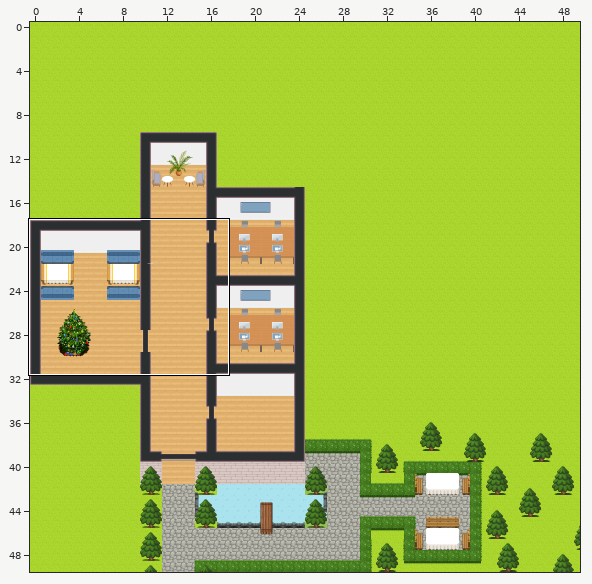
Two states of a Tiled map (JSON), myoffice.tmj. The first picture is a wide view before the edit; the outline marks the close-up.
Close-up. Earlier state:
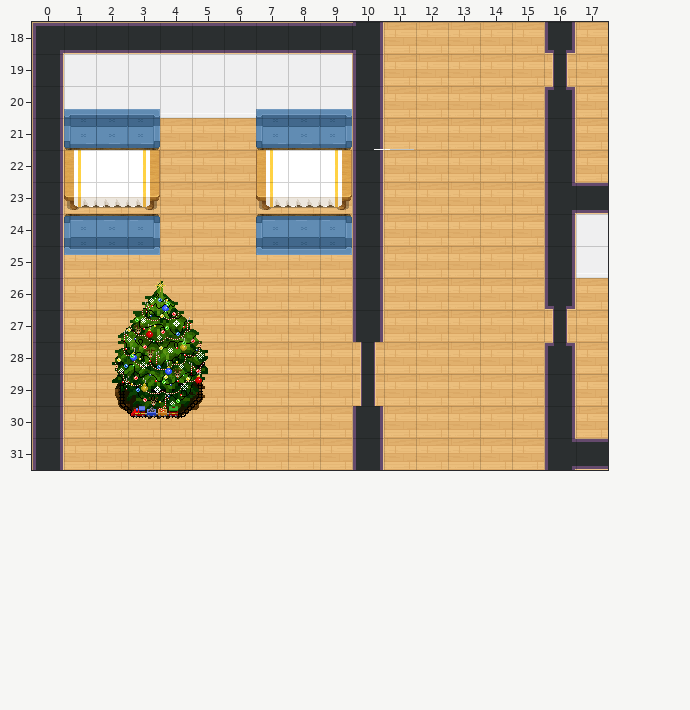
Cells are 32x32 px. Shown: x 0..17, y 18..31. The commit also changed other parts of the map, which this record leaves out.
After:
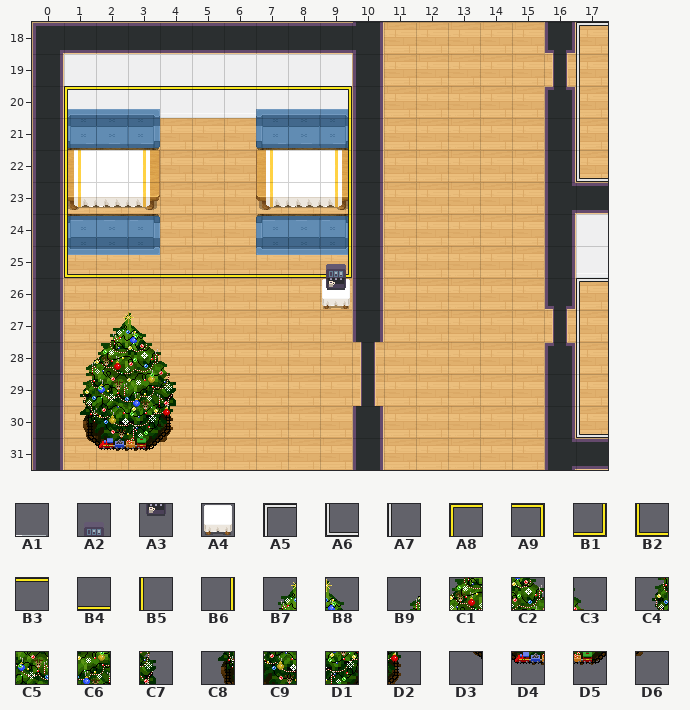
Key: from "WA_Miscellaneous": A1 38 turned 270, A2 46, A3 56; from "WA_Tables": A4 146; from "WA_User_Interface": A5 135, A6 138, A7 141, A8 213, A9 214, B1 215, B2 216, B3 217, B4 218, B5 219, B6 220; from "preview": B7 1, B8 2, B9 8, C1 9, C2 10, C3 11, C4 16, C5 17, C6 18, C7 19, C8 24, C9 25, D1 26, D2 27, D3 32, D4 33, D5 34, D6 35.
__ is an empty cell.
Tiles of an added or newly shown layer are drawn over the layers below it.
What changed:
Layer "Dekoration-Tische":
y 26: x 9 __ -> A4
Layer "zone-borders" (added):
y 18: x 17 __ -> A5
y 19: x 17 __ -> A7
y 20: x 1..9 __ __ __ __ __ __ __ __ __ -> A8 B3 B3 B3 B3 B3 B3 B3 A9; x 17 __ -> A7
y 21: x 1 __ -> B5; x 9 __ -> B6; x 17 __ -> A7
y 22: x 1 __ -> B5; x 9 __ -> B6; x 17 __ -> A6
y 23..24: x 1 __ -> B5; x 9 __ -> B6
y 25: x 1..9 __ __ __ __ __ __ __ __ __ -> B2 B4 B4 B4 B4 B4 B4 B4 B1
y 26: x 17 __ -> A5
y 27..29: x 17 __ -> A7
y 30: x 17 __ -> A6
Layer "Büroausstatung":
y 21: x 11 A1 -> __
y 25: x 9 __ -> A2
y 26: x 9 __ -> A3
Layer "Dekoration-Baum":
y 26: x 3..4 B7 B8 -> __ __
y 27: x 2..5 B9 C1 C2 C3 -> B7 B8 __ __
y 28: x 1..5 __ C4 C5 C6 C7 -> B9 C1 C2 C3 __
y 29: x 1..5 __ C8 C9 D1 D2 -> C4 C5 C6 C7 __
y 30: x 1..5 __ D3 D4 D5 D6 -> C8 C9 D1 D2 __
y 31: x 1..4 __ __ __ __ -> D3 D4 D5 D6
Pixel boxes of the changes (left, top, right, bottom) in both close-ups:
added: (576, 22, 608, 182)
changed: (64, 86, 352, 451)
removed: (384, 149, 414, 150)
added: (576, 278, 608, 438)
